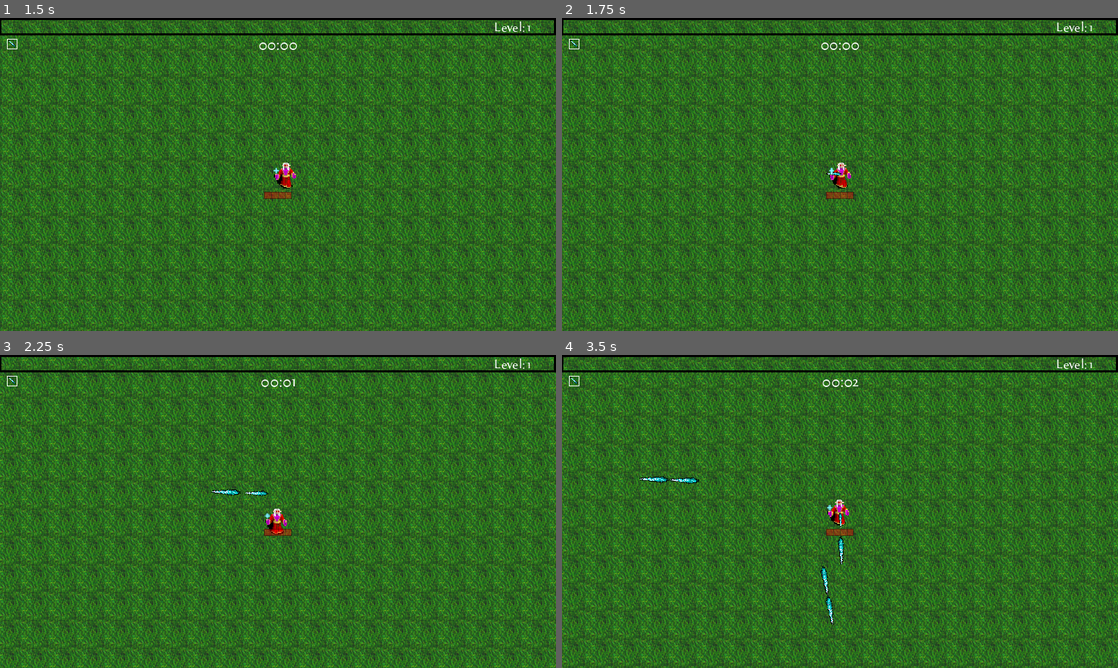
Above: before the commit, frames 1-4 (two rows, left to right).
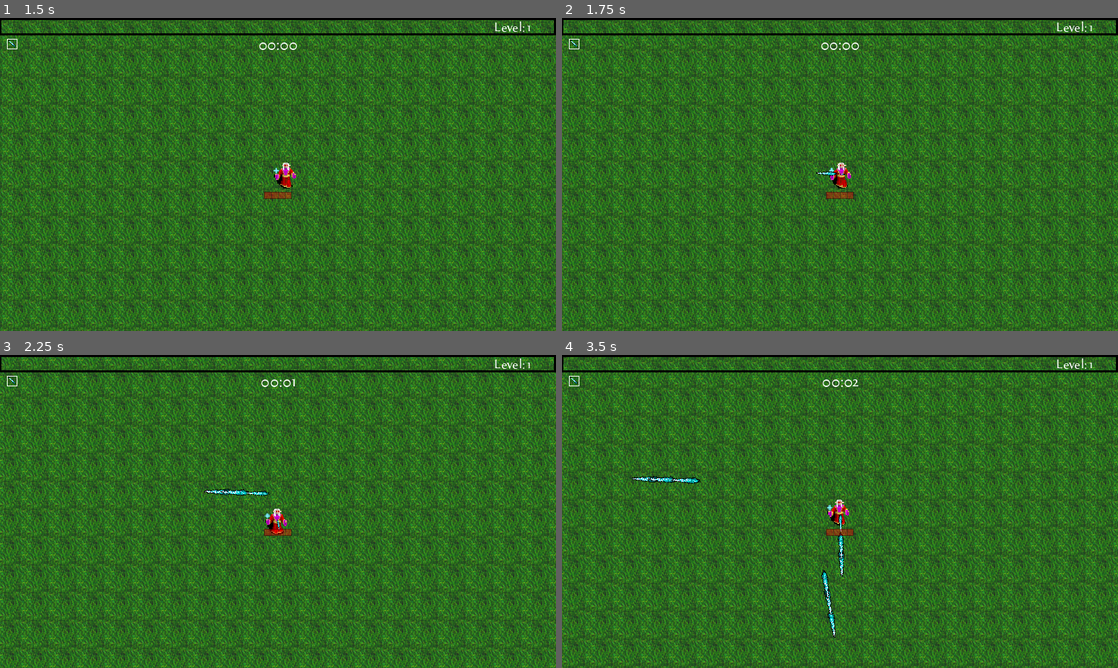
Above: after the commit, the same moments.

Repository: Magnus-Mage/GMTK-2024-Rythm
Game: Godot game, scene res://TitleScreen/menu.tscn
Two runs of this game, one before a commit and one after it. Both use one fixed random seed, a clock stepped at 60 frames per second and the inputs below. Sound files missing from this copy of the repository are replaced by a short silence.
Inputs (mouse positions are in pixels of both pictures, inside the frame that each line leads up to):
- Up to frame 1 (1.5 s): click "Play" at 0.5 s; tap Enter at 1.25 s; move the mouse to (400, 158) at 1.27 s; hold D (right) from 1.28 s (still down); click (400, 158) at 1.35 s
- Up to frame 2 (1.75 s): keep holding D (right)
- Up to frame 3 (2.25 s): move the mouse to (166, 527) at 2.02 s; release D (right) at 2.03 s; hold S (down) from 2.03 s (still down); click (166, 527) at 2.1 s
- Up to frame 4 (3.5 s): move the mouse to (895, 442) at 2.77 s; release S (down) at 2.78 s; hold D (right) from 2.78 s (still down); click (895, 442) at 2.85 s

Frame 1 is identical in both runs. In frame 2, less than 0.1% of the frame differs, in the area x 45-51%, y 48-51%; in frame 3, 0.2%; in frame 4, 0.5%, in the area x 12-51%, y 38-91%.

Commit message:
changed timers

Diff:
--- a/Player/player.tscn
+++ b/Player/player.tscn
@@ -60,19 +60,19 @@
 
 [node name="IceSpearTimer" type="Timer" parent="Attack"]
 unique_name_in_owner = true
-wait_time = 0.07
+wait_time = 0.09
 
 [node name="IceSpearAttackTimer" type="Timer" parent="Attack/IceSpearTimer"]
 unique_name_in_owner = true
-wait_time = 0.07
+wait_time = 0.09
 
 [node name="TornadoTimer" type="Timer" parent="Attack"]
 unique_name_in_owner = true
-wait_time = 0.07
+wait_time = 0.09
 
 [node name="TornadoAttackTimer" type="Timer" parent="Attack/TornadoTimer"]
 unique_name_in_owner = true
-wait_time = 0.07
+wait_time = 0.9
 
 [node name="JavelinBase" type="Node2D" parent="Attack"]
 unique_name_in_owner = true
